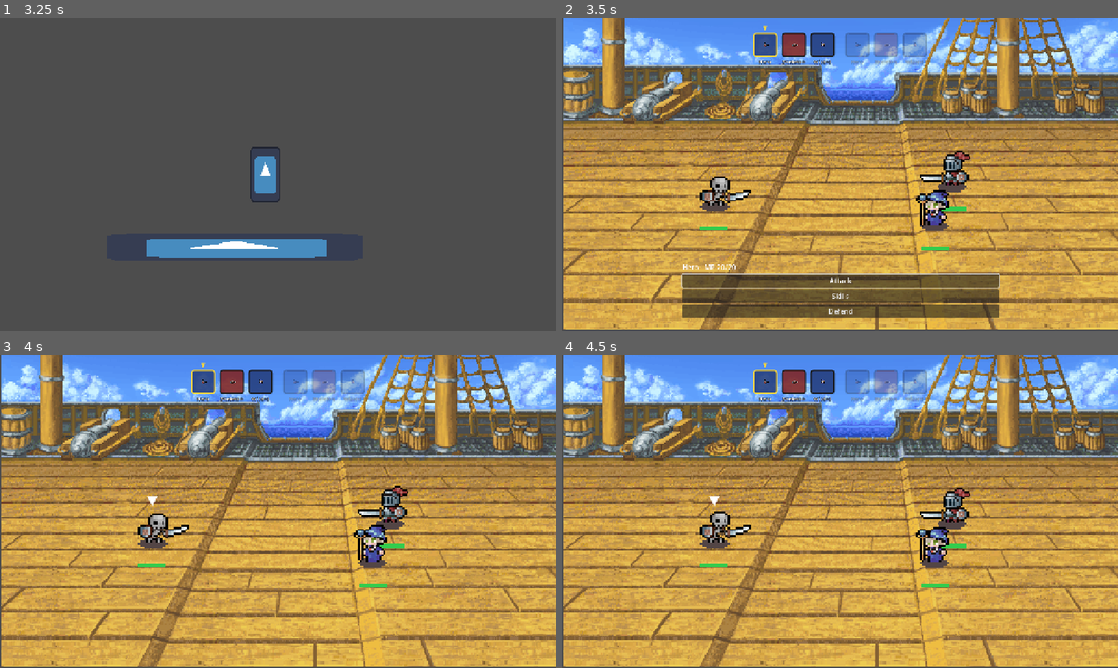
Above: before the commit, frames 1-4 (two rows, left to right).
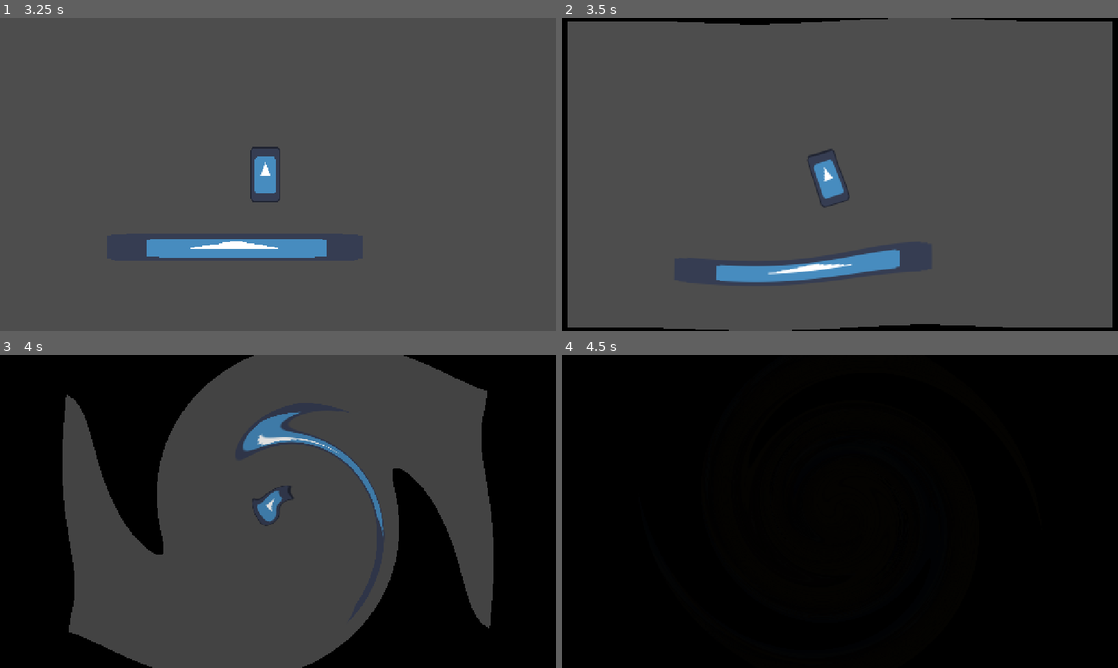
Above: after the commit, the same moments.

Repository: MystiriMan87/Taiyaki-Project-Game
Game: Godot game, scene res://Scenes/overworld.tscn
The game is run twice, just before and just after one commit, with the same random seed, the same clock (stepped at 60 frames per second) and the same inputs. The engine's default icon, where the game draws it, is replaced by a stand-in: a white triangle on a blue panel in a dark square.
Inputs (mouse positions are in pixels of both pictures, inside the frame that each line leads up to):
- Up to frame 1 (3.25 s): tap Enter (ui_accept) at 0.5, 0.77, 1.52, 3.02 s; move the mouse to (400, 158) at 0.52 s; hold Right (ui_right) 0.53-1.28 s; tap H at 0.6, 2.85 s; click (400, 158) at 0.67 s; move the mouse to (166, 190) at 1.27 s; hold Down (ui_down) 1.28-2.03 s; tap Alt at 1.35 s; click (166, 190) at 1.42 s; move the mouse to (333, 105) at 2.02 s; hold Right (ui_right) 2.03-2.78 s; tap Shift at 2.1 s; click (333, 105) at 2.17 s; move the mouse to (250, 237) at 2.77 s; hold Up (ui_up) from 2.78 s (still down); click (250, 237) at 2.92 s
- Up to frame 2 (3.5 s): keep holding Up (ui_up)
- Up to frame 3 (4 s): move the mouse to (444, 558) at 3.52 s; release Up (ui_up) at 3.53 s; hold Left (ui_left) from 3.53 s (still down); tap Alt at 3.6 s; click (444, 558) at 3.67 s; tap Enter (ui_accept) at 3.77 s
- Up to frame 4 (4.5 s): keep holding Left (ui_left); move the mouse to (673, 464) at 4.27 s; tap Shift at 4.35 s; click (673, 464) at 4.42 s

Frame 1 is identical in both runs. In frame 2, 94% of the frame differs, in the area x 0-100%, y 0-100%; in frame 3, 97%; in frame 4, 99%.

Commit message:
Added transition between battle and overworld

Diff:
--- a/Data/magic_bolt.tres
+++ b/Data/magic_bolt.tres
@@ -7,7 +7,7 @@
 script = ExtResource("1_117en")
 display_name = "Magic Crystal"
 mp_cost = 10
-power = 8.0
+power = 2.0
 animation = "ice_attack"
 damage_type = 2
 projectile_frames = ExtResource("1_430hs")
--- a/Data/wizard_frames.tres
+++ b/Data/wizard_frames.tres
@@ -226,7 +226,7 @@
 }],
 "loop": false,
 "name": &"attack",
-"speed": 5.0
+"speed": 8.0
 }, {
 "frames": [{
 "duration": 1.0,
@@ -243,7 +243,7 @@
 }],
 "loop": false,
 "name": &"die",
-"speed": 5.0
+"speed": 7.0
 }, {
 "frames": [{
 "duration": 1.0,
@@ -290,7 +290,7 @@
 }],
 "loop": false,
 "name": &"fire_attack",
-"speed": 5.0
+"speed": 8.0
 }, {
 "frames": [{
 "duration": 1.0,
@@ -307,7 +307,7 @@
 }],
 "loop": false,
 "name": &"hurt",
-"speed": 5.0
+"speed": 7.0
 }, {
 "frames": [{
 "duration": 1.0,
@@ -357,7 +357,7 @@
 }],
 "loop": false,
 "name": &"ice_attack",
-"speed": 5.0
+"speed": 8.0
 }, {
 "frames": [{
 "duration": 1.0,
@@ -380,5 +380,5 @@
 }],
 "loop": true,
 "name": &"idle",
-"speed": 5.0
+"speed": 8.0
 }]
--- a/Scripts/game.gd
+++ b/Scripts/game.gd
@@ -1,13 +1,41 @@
 extends Node
 
 const BATTLE_SCENE := preload("res://Scenes/battle.tscn")
+const SWIRL_SHADER := preload("res://Shaders/swirl.gdshader")
 
 var overworld: Node
 var party: Array[CharacterStats] = []
 var party_hp: Dictionary = {}
 var party_mp: Dictionary = {}
 
+var _fx_layer: CanvasLayer
+var _fx_rect: ColorRect
+var _swirl_mat: ShaderMaterial
+
+func _ready() -> void:
+	_fx_layer = CanvasLayer.new()
+	_fx_layer.layer = 100
+	add_child(_fx_layer)
+	_fx_rect = ColorRect.new()
+	_fx_rect.set_anchors_preset(Control.PRESET_FULL_RECT)
+	_fx_rect.mouse_filter = Control.MOUSE_FILTER_IGNORE
+	_swirl_mat = ShaderMaterial.new()
+	_swirl_mat.shader = SWIRL_SHADER
+	_fx_rect.material = _swirl_mat
+	_fx_rect.visible = false
+	_fx_layer.add_child(_fx_rect)
+
+func _swirl(from: float, to: float, duration: float) -> void:
+	_fx_rect.visible = true
+	_swirl_mat.set_shader_parameter("progress", from)
+	var tw := create_tween()
+	tw.tween_method(func(v: float): _swirl_mat.set_shader_parameter("progress", v), from, to, duration)
+	await tw.finished
+	if to <= 0.0:
+		_fx_rect.visible = false
+
 func start_battle(enemies: Array[CharacterStats]) -> void:
+	await _swirl(0.0, 1.0, 1.0)
 	if party.is_empty() or party.has(null):
 		push_warning("Game.party is empty or contains null. Check the hero.tres path in overworld.gd")
 		return
@@ -17,16 +45,19 @@
 	get_tree().root.add_child(battle)
 	battle.finished.connect(_on_battle_finished.bind(battle))
 	battle.setup(party, enemies)
+	await _swirl(1.0, 0.0, 0.7)     # was: await _fade(0.0, 0.5)
 
 func _on_battle_finished(won: bool, battle: Node) -> void:
+	await _swirl(0.0, 1.0, 0.6)
 	battle.queue_free()
 	if won:
 		overworld.show()
 		overworld.process_mode = Node.PROCESS_MODE_INHERIT
 	else:
-		party_hp.clear()   # placeholder: full heal on defeat
+		party_hp.clear()
 		party_mp.clear()
 		get_tree().reload_current_scene()
+	await _swirl(1.0, 0.0, 0.6)
 
 
 func heal_party() -> void:
--- /dev/null
+++ b/Shaders/swirl.gdshader
@@ -0,0 +1,32 @@
+shader_type canvas_item;
+
+uniform sampler2D screen_tex : hint_screen_texture, filter_nearest, repeat_disable;
+uniform float progress : hint_range(0.0, 1.0) = 0.0;
+uniform float twist = 12.0;
+uniform float zoom = 0.6;
+uniform vec4 fade_color : source_color = vec4(0.0, 0.0, 0.0, 1.0);
+
+void fragment() {
+	float ratio = SCREEN_PIXEL_SIZE.y / SCREEN_PIXEL_SIZE.x;
+	vec2 p = SCREEN_UV - vec2(0.5);
+	p.x *= ratio;
+
+	float dist = length(p);
+	float falloff = clamp(1.0 - dist / 0.8, 0.0, 1.0);
+	float angle = progress * twist * falloff * falloff;
+
+	float s = sin(angle);
+	float c = cos(angle);
+	p = mat2(vec2(c, s), vec2(-s, c)) * p;
+	p *= 1.0 + progress * zoom;
+
+	p.x /= ratio;
+	vec2 uv = p + vec2(0.5);
+
+	vec4 col = texture(screen_tex, uv);
+	if (uv.x < 0.0 || uv.x > 1.0 || uv.y < 0.0 || uv.y > 1.0) {
+		col = fade_color;
+	}
+	float f = smoothstep(0.4, 1.0, progress);
+	COLOR = vec4(mix(col.rgb, fade_color.rgb, f), 1.0);
+}
Not shown, added: Shaders/swirl.gdshader.uid
